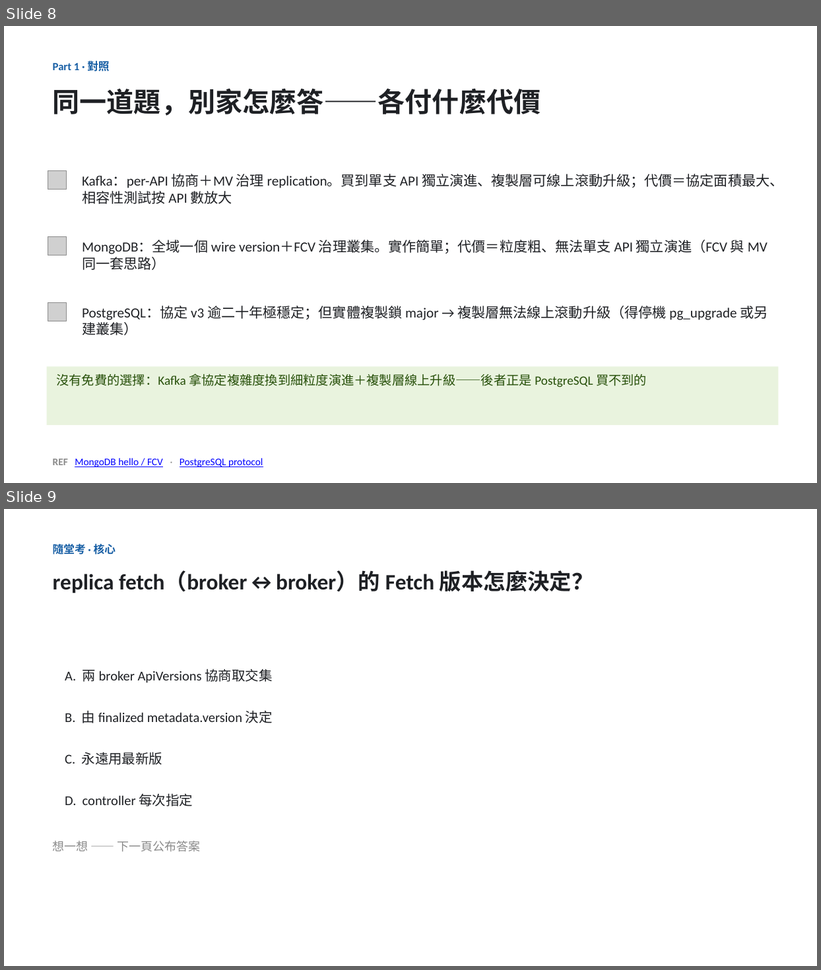
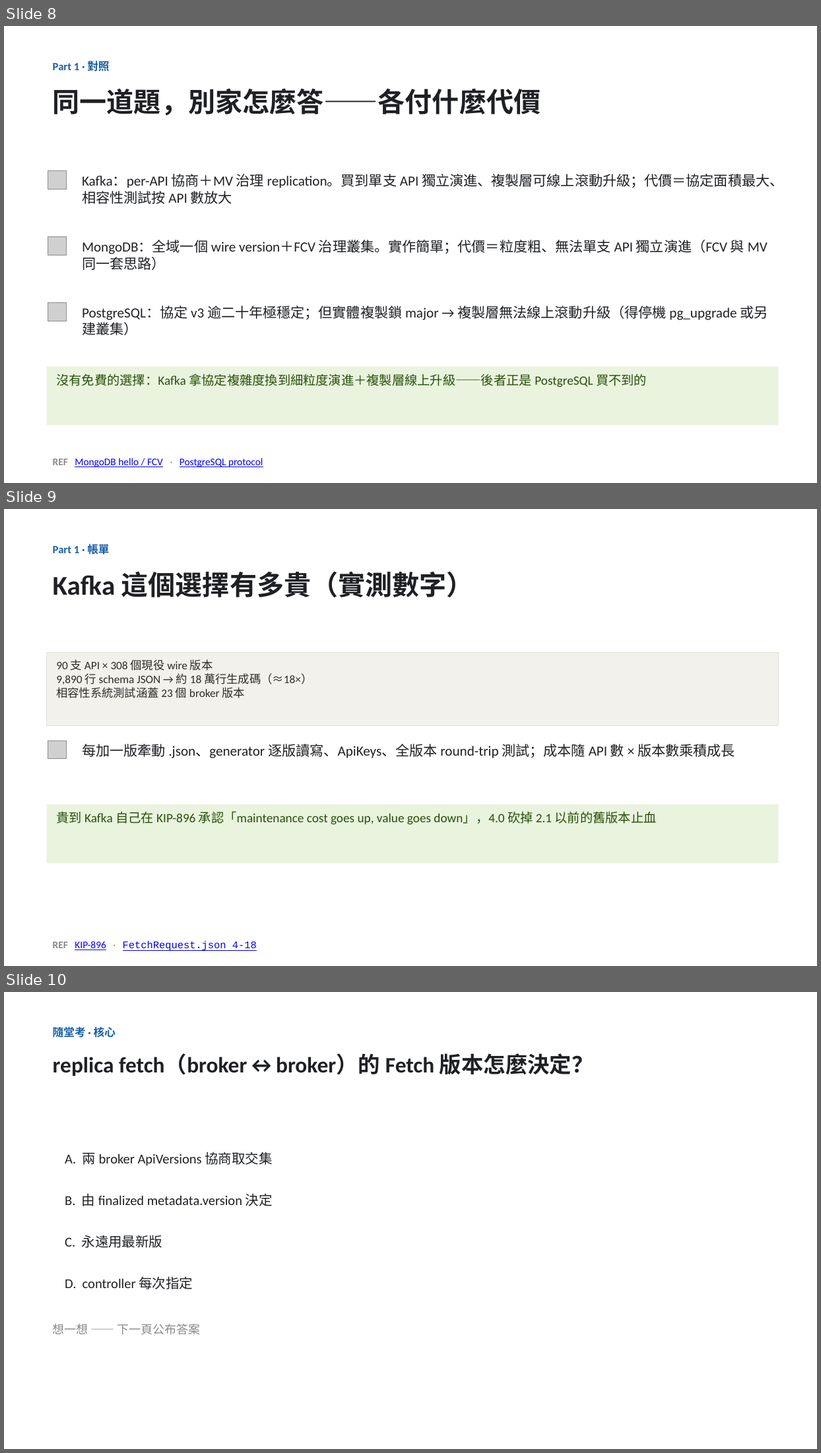
Before and after one commit to unknowntpo/kafka, a slide deck: study/version-control/kafka-version-negotiation.pptx. Shown one above the other, each under a label of ours: slides 8 and 9 before the commit, slides 8, 9 and 10 after it. The pictures are 821x970 and 821x1453 pixels, drawn with LibreOffice and Linux fonts; fonts in the diff are those of the drawing; grey boxes stand for pictures. Boxes give left, top, right and bottom in pixels: in the first picture for what was removed or moved away, otherwise in the second. Text is boxed around its words. In the diff, an @@ line names an element or a change of style, - is before the commit and + after.

Commit message:
study(version-control): 新增 RPC version-range 代價專門頁 + deck「帳單」張
- rpc-range-cost.md：Kafka per-API range 協商的工程代價帳單（90 API×308 版本、~18× 生成碼、
  23 broker 版本相容測試、tagged fields 硬約束、KIP-896 自白），headline 數字皆親自 grep 驗過
- deck 新增「Part 1 · 帳單」張（放對照之後、Part 1 收尾）；16 張
- 數字實測：94 Request.json（4 除役→90 現役）、308 現役 wire 版本、生成碼約 18 萬行

```diff
--- a/study/version-control/kafka-version-negotiation.pptx
+++ b/study/version-control/kafka-version-negotiation.pptx
@@ slide 9 added at (4, 509, 817, 966), background #FFFFFF @@
@@ text added at (53, 542, 109, 557), 13 pt, text #185FA5, bold @@
+Part 1 · 帳單
@@ text added at (53, 571, 474, 597), 32 pt, text #1E2024, bold @@
+Kafka 這個選擇有多貴（實測數字）
@@ rectangle added at (47, 652, 779, 725), fill #F3F1EC, outline #E3E0D8 0.5 pt, 13.5 pt, text #2C2C2A @@
+90 支 API × 308 個現役 wire 版本
+9,890 行 schema JSON → 約 18 萬行生成碼（≈18×）
+相容性系統測試涵蓋 23 個 broker 版本
@@ picture added at (48, 741, 66, 759) @@
@@ text added at (82, 744, 735, 758), 16.5 pt, text #1E2024 @@
+每加一版牽動 .json、generator 逐版讀寫、ApiKeys、全版本 round-trip 測試；成本隨 API 數 × 版本數乘積成長
@@ rectangle added at (47, 805, 779, 863), fill #E9F3DE, 15 pt, text #27500A @@
+貴到 Kafka 自己在 KIP-896 承認「maintenance cost goes up, value goes down」，4.0 砍掉 2.1 以前的舊版本止血
@@ text added at (53, 941, 257, 951), 12 pt, text #0000FF, underline @@
+REF KIP-896 · FetchRequest.json 4-18
@@ what was slide 9 is now slide 10 @@
```
Also in this commit, not shown: 2 other files.
